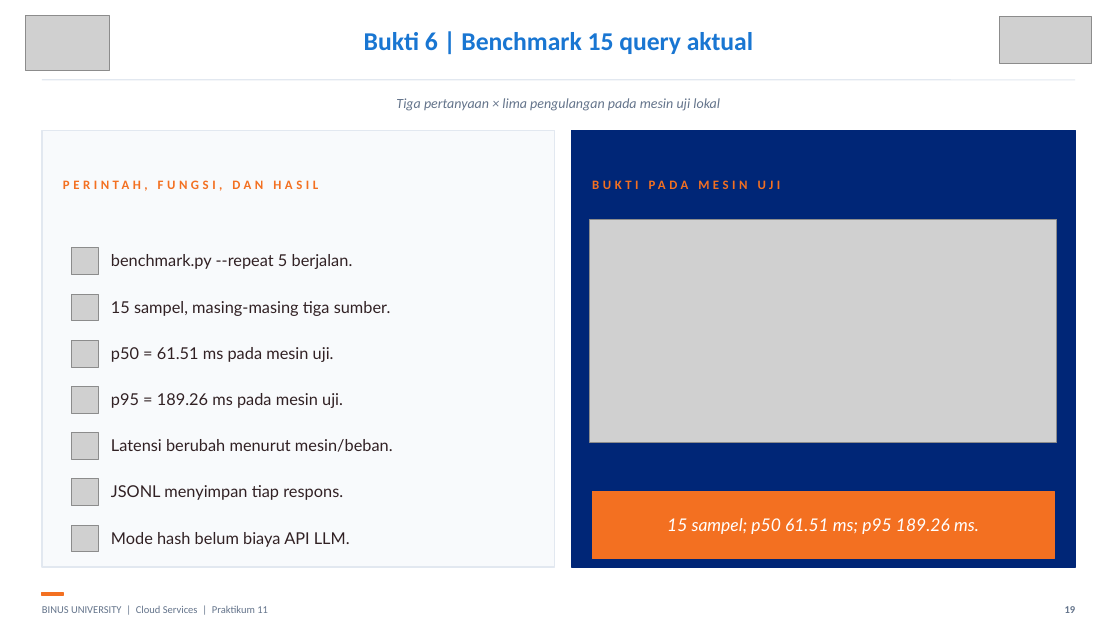
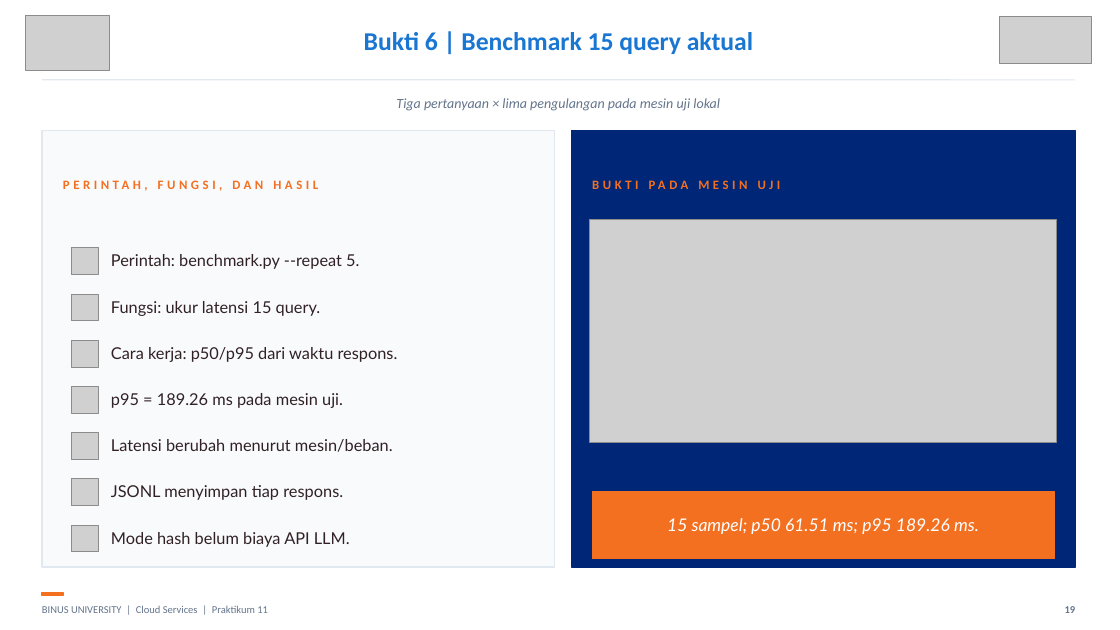
Before and after one commit to SeedFlora/meet11CloudService, a slide deck: slide 19 of slides/LAB11_RAG_pgvector_Bukti_Live.pptx. Drawn at 1120x630 pixels with LibreOffice and Linux fonts; fonts in the diff are those of the drawing; grey boxes stand for pictures. Boxes give left, top, right and bottom in pixels: in the first picture for what was removed or moved away, otherwise in the second. Text is boxed around its words. In the diff, an @@ line names an element or a change of style, - is before the commit and + after.

```diff
--- a/slides/LAB11_RAG_pgvector_Bukti_Live.pptx
+++ b/slides/LAB11_RAG_pgvector_Bukti_Live.pptx
@@ text at [111, 254, 359, 269]: text changed @@
-benchmark.py --repeat 5 berjalan.
+Perintah: benchmark.py --repeat 5.
@@ text at [111, 301, 321, 316]: text changed @@
-15 sampel, masing-masing tiga sumber.
+Fungsi: ukur latensi 15 query.
@@ text at [111, 347, 398, 362]: text changed @@
-p50 = 61.51 ms pada mesin uji.
+Cara kerja: p50/p95 dari waktu respons.
```
Also in this commit, not shown: 11 other slides changed.
